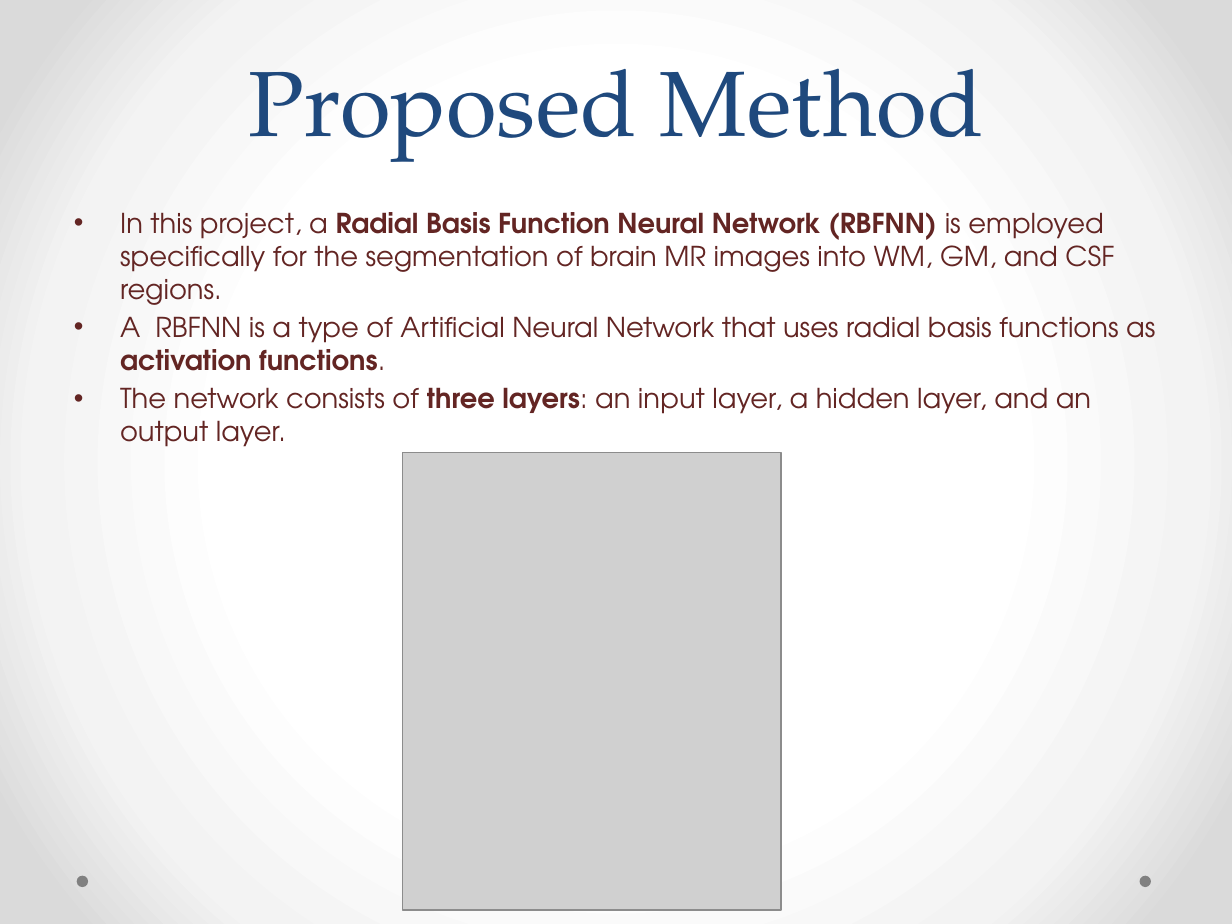
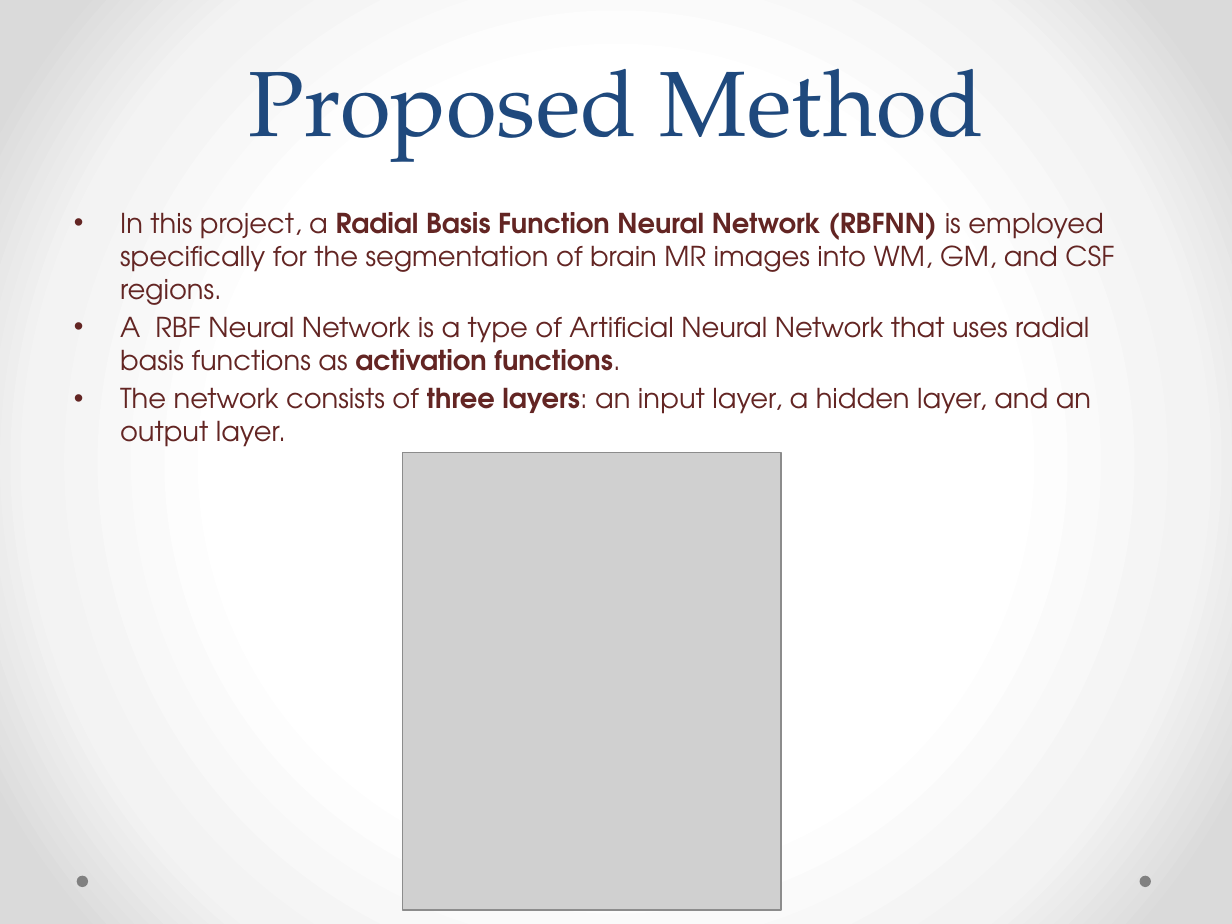
Before and after one commit to shrutipathak12321/Brain-Segmentation-using-RBFNN, a slide deck: slide 5 of Project_presentation.pptx. Drawn at 1232x924 pixels with LibreOffice and Linux fonts; fonts in the diff are those of the drawing; grey boxes stand for pictures. Boxes give left, top, right and bottom in pixels: in the first picture for what was removed or moved away, otherwise in the second. Text is boxed around its words. In the diff, an @@ line names an element or a change of style, - is before the commit and + after.

```diff
--- a/Project_presentation.pptx
+++ b/Project_presentation.pptx
@@ text at [120, 316, 1089, 371]: text changed @@
-• A RBFNN is a type of Artificial Neural Network that uses radial basis functions as activation functions.
+• A RBF Neural Network is a type of Artificial Neural Network that uses radial basis functions as activation functions.
```
Also in this commit, not shown: 4 other slides changed, 1 other file.
